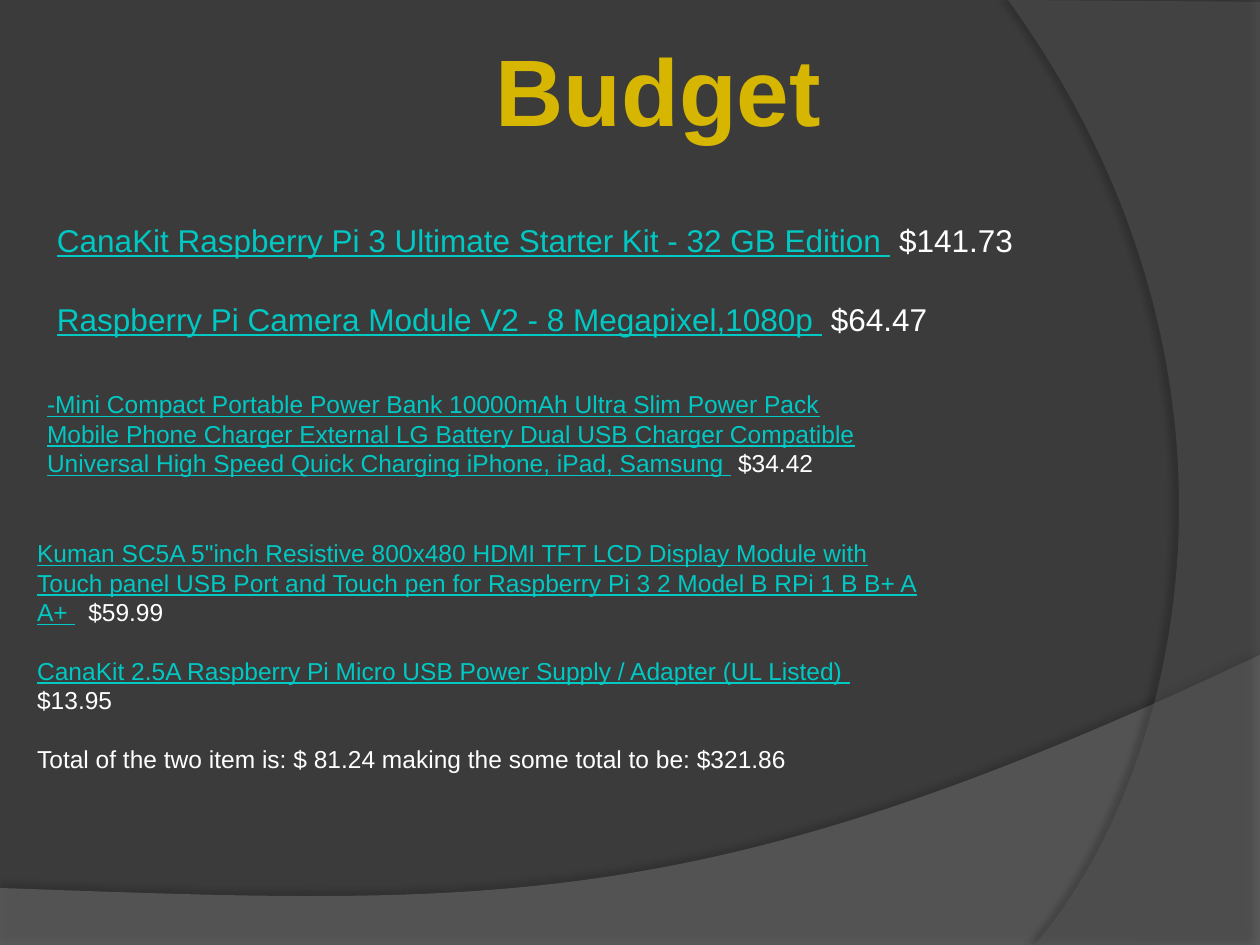
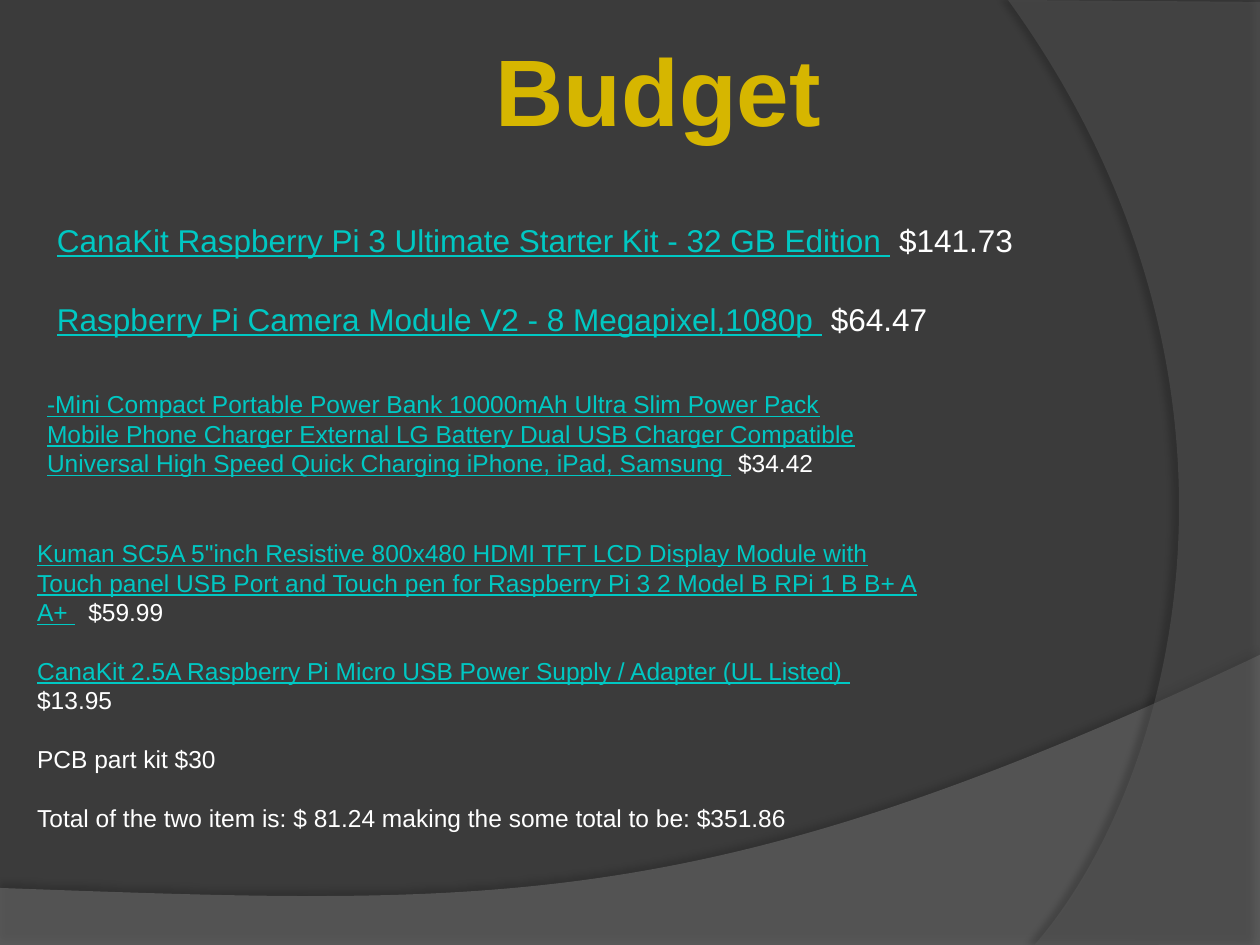
Before and after one commit to nightmarebat/nightmarebat.github.io, a slide deck: slide 3 of documents/hardware presation.pptx. Drawn at 1260x945 pixels with LibreOffice and Linux fonts; fonts in the diff are those of the drawing. Boxes give left, top, right and bottom in pixels: in the first picture for what was removed or moved away, otherwise in the second. Text is boxed around its words. In the diff, an @@ line names an element or a change of style, - is before the commit and + after.

```diff
--- a/documents/hardware presation.pptx
+++ b/documents/hardware presation.pptx
@@ text at [37,750,786,832]: text changed @@
-Total of the two item is: $ 81.24 making the some total to be: $321.86
+PCB part kit $30
+Total of the two item is: $ 81.24 making the some total to be: $351.86
```
Also in this commit, not shown: 3 other slides changed.
